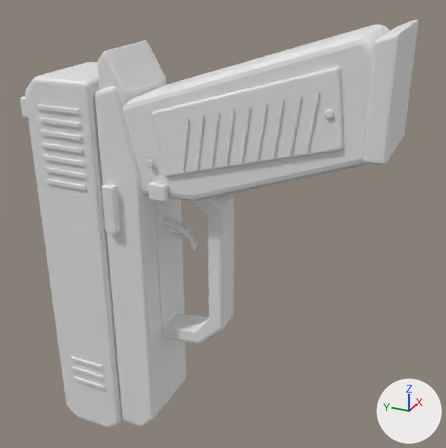
Two versions of the Blender file assets/source/pistol.blend, one commit apart.
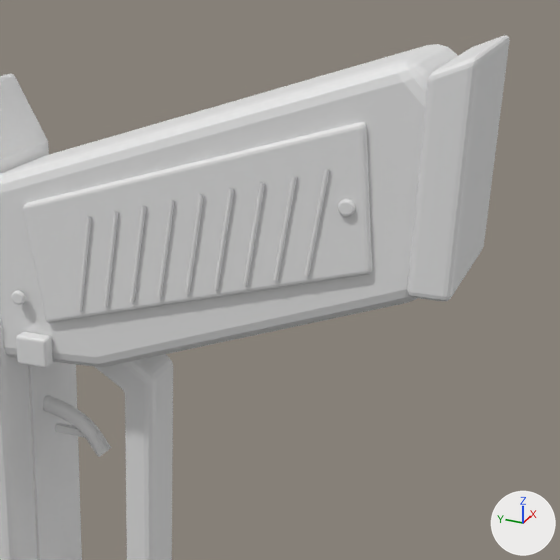
Old and new are each drawn whole from a camera (50 mm lens) standing at (-0.321, -0.285, 0.185) and looking at (0.013, -0.135, 0.018) and again close up on the part from 31% to 100% of the width and 0% to 68% of the height. The axes (+X, +Y, +Z) are drawn at lower right. The lights are the same throughout. The older version's two pictures come first.

Objects in the first close-up: 'Beavertail', 'Curved trigger', 'Frame dust cover', 'Grip frame', 'Grip panel L', 'Magazine floorplate', 'Magazine release', 'Trigger guard' and 12 more.
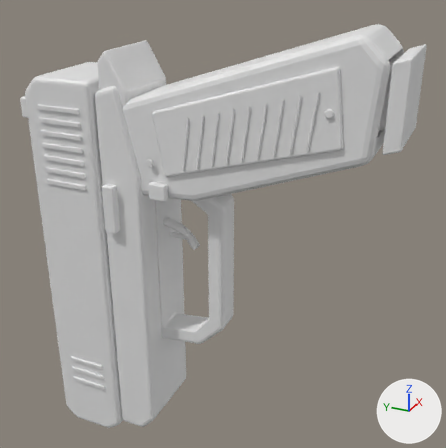
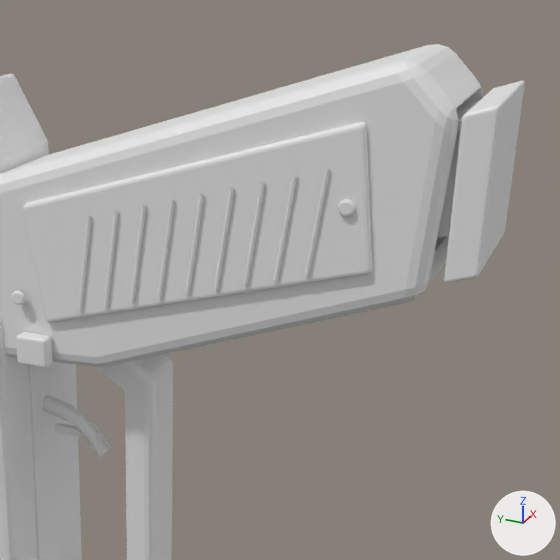
What differs and where, as boxes (x1, y1, x2, y2) in the close-ups (560 x 560 px):
'Magazine floorplate', reshaped, modifiers changed (21% narrower, 24% shorter)
    before: (407, 35, 510, 301)
    after: (444, 81, 525, 283)
part 1 of me_grip_frame, cut back
    before: (405, 53, 458, 300)
    after: (405, 53, 483, 300)

The change, as a diff of the scene's bpy script:
```diff
--- a/assets/source/pistol.blend.py
+++ b/assets/source/pistol.blend.py
@@ me_grip_frame @@
 # used by ob_grip_frame; location = (0.0, 0.0, 0.0)
-me_grip_frame.from_pydata(...)  # 12 vertices, 8 faces; spans x -0.024..0.024, y -0.236..-0.08, z 0.043..0.147
+me_grip_frame.from_pydata(...)  # 140 vertices, 135 faces; spans x -0.024..0.024, y -0.236..-0.08, z 0.043..0.146
+# me_grip_frame part 1: 12 vertices removed from x -0.024..0.024, y -0.236..-0.08, z 0.043..0.147; 140 vertices added at x -0.024..0.024, y -0.236..-0.08, z 0.043..0.146
 me_grip_frame.materials.append(mat_recess___rubber)
@@ me_magazine_floorplate @@
 # used by ob_magazine_floorplate; parent = ob_mechanism_magazine; location = (0.0, 0.0, 0.0)
-me_magazine_floorplate.from_pydata(...)  # 8 vertices, 6 faces; spans x -0.0275..0.0275, y -0.24..-0.228, z 0.085..0.149
-me_magazine_floorplate.vertices[0].co = (-0.0275, -0.228, 0.085)
-me_magazine_floorplate.vertices[1].co = (-0.0275, -0.228, 0.144)
-me_magazine_floorplate.vertices[2].co = (-0.0275, -0.24, 0.149)
-me_magazine_floorplate.vertices[3].co = (-0.0275, -0.24, 0.085)
-me_magazine_floorplate.vertices[4].co = (0.0275, -0.228, 0.085)
-me_magazine_floorplate.vertices[5].co = (0.0275, -0.228, 0.144)
-me_magazine_floorplate.vertices[6].co = (0.0275, -0.24, 0.149)
-me_magazine_floorplate.vertices[7].co = (0.0275, -0.24, 0.085)
+me_magazine_floorplate.from_pydata(...)  # 8 vertices, 6 faces; spans x -0.0235..0.0235, y -0.246..-0.237, z 0.089..0.137
+# me_magazine_floorplate part 2
+me_magazine_floorplate.vertices[0].co = (-0.0235, -0.237, 0.089)
+me_magazine_floorplate.vertices[1].co = (-0.0235, -0.237, 0.134)
+me_magazine_floorplate.vertices[2].co = (-0.0235, -0.246, 0.137)
+me_magazine_floorplate.vertices[3].co = (-0.0235, -0.246, 0.092)
+me_magazine_floorplate.vertices[4].co = (0.0235, -0.237, 0.089)
+me_magazine_floorplate.vertices[5].co = (0.0235, -0.237, 0.134)
+me_magazine_floorplate.vertices[6].co = (0.0235, -0.246, 0.137)
+me_magazine_floorplate.vertices[7].co = (0.0235, -0.246, 0.092)
 me_magazine_floorplate.materials.append(mat_recess___rubber)
@@ ob_grip_frame @@
 ob_grip_frame.location = (0.0, 0.0, 0.0)
-_m = ob_grip_frame.modifiers.new('Soft machined edges', 'BEVEL')
-_m.width = 0.005
-_m.width_pct = 0.005
-_m.segments = 3
@@ ob_magazine_floorplate @@
 _m = ob_magazine_floorplate.modifiers.new('Soft machined edges', 'BEVEL')
-_m.width = 0.002
-_m.width_pct = 0.002
+_m.width = 0.001
+_m.width_pct = 0.001
 _m.segments = 3
```
